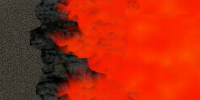
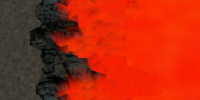
Layered file, before and after one edit (200x100). Changes by layer:
painted on "Pasted Layer" over bbox(116, 0, 200, 100)
painted on "New Layer" over bbox(0, 0, 200, 100)
